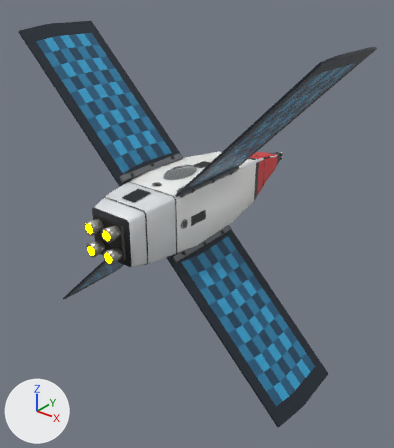
What one commit did to the glTF model ThoriumGap_JS/models/Ship_Crosspanel_9.glb.
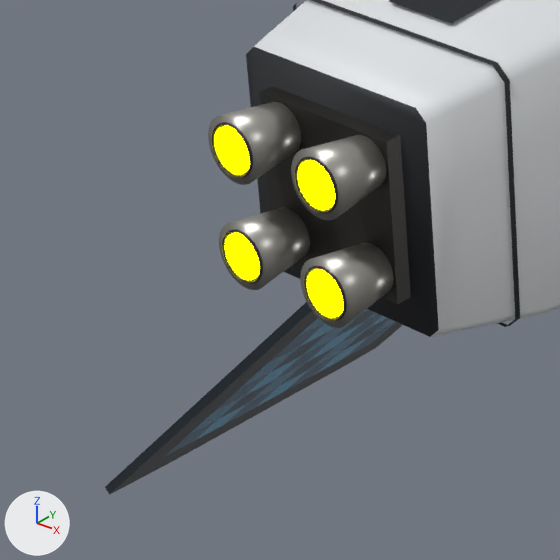
Each version is shown whole from a 50 mm camera at (7.82, -9.99, 5.28) aimed at (0.05, -0.27, -0.75), then close up on the part from 10% to 40% of the width and 44% to 70% of the height. The lights are fixed; the arrows at lower left show +X, +Y and +Z. The last two pictures show the newer version. Where no turn or scale is listed for an object, it has been applied to the vertices.

The first close-up shows 'EngineBell_LowerLeft_TaperedSquareClusterNozzle', 'EngineBell_LowerRight_TaperedSquareClusterNozzle', 'EngineBell_UpperLeft_TaperedSquareClusterNozzle', 'EngineBell_UpperRight_TaperedSquareClusterNozzle', 'EngineDeck_SquareAftManifold', 'EngineEmitter', 'Fuselage_SquareBody', 'HullAccessPanel_TopAft', 'HullPanelRing_SquareSectionBand_01', 'SolarPanelWing_LowerLeftRidge_RectangularPhotovoltaicGrid' and 8 more.
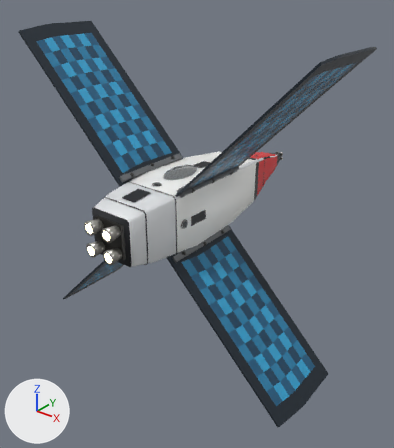
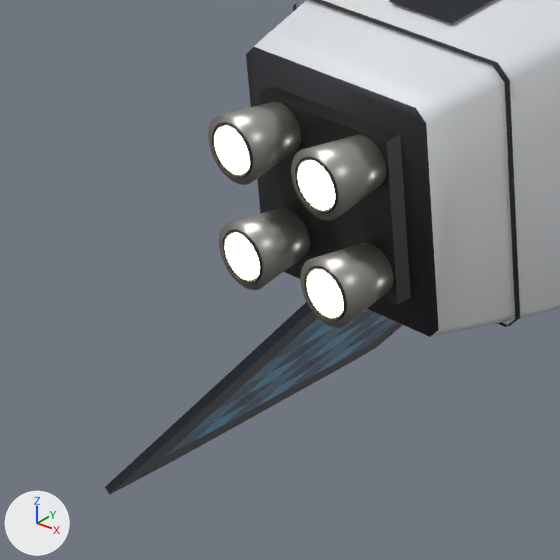
Changed parts and their boxes (x1, y1, x2, y2) in the close-ups (560 x 560 px):
'EngineEmitter', recoloured (yellow to beige)
    both: (214, 126, 344, 318)

What changed in the scene script:
```text
Change mat_engineglow:
    mat_engineglow.emission_color: (1.0, 1.0, 0.0) -> (0.62, 0.57, 0.4)  # yellow #ffff00 -> beige #cec7aa
```
